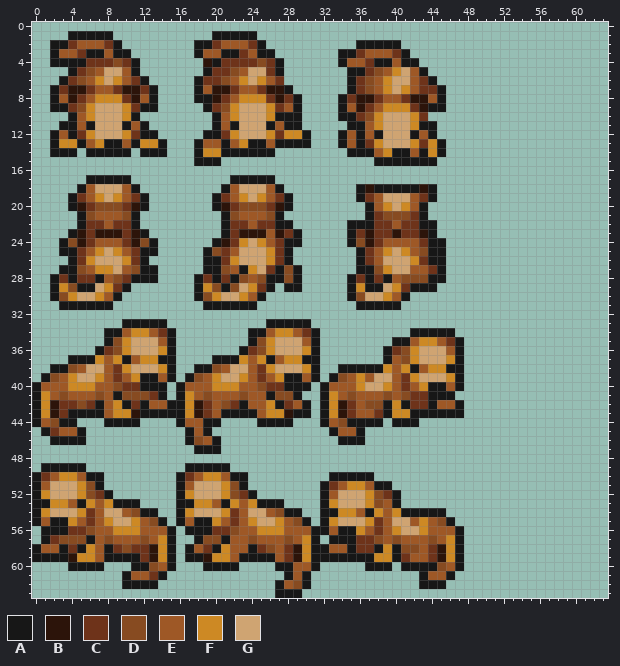
Edited in one commit: pixel-art sprite (resources/animals/otter.png). Above, as it was before the edit.
The file is 64x64 pixels.
Palette (. is transparent): A #171717  B #2c140a  C #6e331a  D #874b21  E #9e5826  F #cd8924  G #cfa472
Pixels before (only the part around the change), first column x 0:
24 ...ADBCEEECBDA......ABCFGFECAA.....ADBCEEEECAA..........
25 ...AACEFGFECAA.....ADCEGGGFCA.......ACEFGFEDAA..........
26 ....ACFGGGFCA......AACFGGGFCA.......ACEGGGFCAA..........
27 ...AADEFFGEDAA.....AADEAFGCADA......AADFGGEECA..........
28 ..ACACCAEDCAAA....ACACADEDAADA.....ACACAEDDDAA..........
29 ..AFDAAGFCA.......AFDADGFCA.AA.....AFAAGFCAAA...........
30 ..ADFGGFEA........ADFGGFEA.........ADGGFEA..............
31 ...AAAAAA..........AAAAAA...........AAAAA...............
32 ........................................................
33 ..........AAAAA...........AAAAA.........................
34 ........AAEFFECA........AAEFFECA..........AAAAA.........
35 ........ADFGGGEA........ADFGGGEA........AAEFFECA........
36 .......ACDFGGGFA.......ACDFGGGFA.......ACDFGGGEA........
37 ....AAAFEFAEFFAA....AAAFEFAEFFAA.......AEDFGGGFA........
38 ..AADEGGECFGGGFA..AADEGGECFGGGFA..AAAAAFEFAEFFAA........
39 .ADEFGGFECEFAAEA.ADEFGGFECEFAAEA.ADEFEGGECFGGGFA........
40 AEEEFFFEEDCCAAA.AEEEFFFEEDCCAAA.AEEEFGGFECEFAAEA........
41 AFEDEEEDEADDDCA.AFEDEEEDEEADDA..AFEDEEEDEDCCAAA.........
42 AFBCCDCAEFACAEEAAFBCEDCAEEFACEA.AFBCEDDAFACCAEEA........
43 AFBCAAAAEFFBAAAAAFBCEAAAAEFFBAA.AFBCEECAFFAAAAAA........
44 AEDAA...AAAA....AEEAA....AAAA...AEDAAAA.AAA.............
45 .ACEEA...........AEA.............AEEA...................
46 ..AAAA...........ADEA.............AAA...................
47 ..................AAA...................................
48 ........................................................
49 .AAAAA...........AAAAA..................................
50 ACEFFEAA........ACEFFEAA.........AAAAA..................
51 AEGGGFDA........AEGGGFDA........ACEFFEAA................
52 AFGGGFDCA.......AFGGGFDCA.......AEGGGFDCA...............
53 AAFFEAFEFAAA....AAFFEAFEFAAA....AFGGGFDEA...............
54 AFGGGFCEGGEDAA..AFGGGFCEGGEDAA..AAFFEAFEFAAAAA..........
55 AEAAFECEFGGFEDA.AEAAFECEFGGFEDA.AFGGGFCEGGEFEDA.........
56 .AAACCDEEFFFEEEA.AAACCDEEFFFEEEAAEAAFECEFGGFEEEA........
57 .ACDDDAEDEEEDEFA..ADDAEEDEEEDEFA.AAACCDEDEEEDEFA........
58 AEEACAFEACDCCBFA.AECAFEEACDECBFAAEEACCAFADDECBFA........
59 AAAABFFEAAAACBFA.AABFFEAAAAECBFAAAAAAAFFACEECBFA........
60 ....AAAA...AADEA...AAAA....AAEEA.....AAA.AAAADEA........
61 ..........AEECA.............AEA............AEEA.........
62 ..........AAAA.............AEDA............AAA..........
63 ...........................AAA..........................
After the commit:
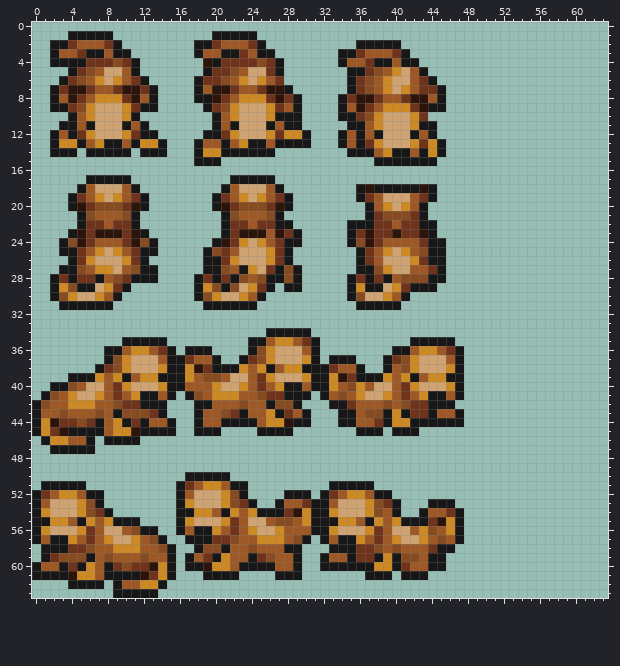
From old to new:
Changed rows in their new state; - is an unchanged pixel.
first column x 0:
33 ----------.....-----------.....-----------------
34 --------........--------..AAAAA.----------.....-
35 --------..AAAAA.---------AEFFEC---------..AAAAA.
36 -------.AAEFFEC--AAA---.A-----E--------.AAEFFEC-
37 ----....ADFGGGE-ACEE-..ACDFGGGF--AAA----C-----E-
38 --.....ACD------AFBCAAAF-FAEFFA-ACEE-..A-DFGGGF-
39 -...AAA--FAEFFA-AFEDDE-G--FGGGF-AFBCAAAF-FAEFFA-
40 ..AADEGG-CFGGGFA-----GGF-CEF--EA-F-D-E-G--FGGGF-
41 .ADEFGGF-CEFAAEA.ADEFFFE-DCCA-A--EDEFGGF-CEF--EA
42 -DEEFFFE-DC--AA...AA-EED--ADDA.-.AA--EEDED---AA.
43 -EEDEEED-ADDDC-...AE-DC-E--ACE--..AA-DD--ACC-EE-
44 -FBCCDCAEF-CAEEA..AEEAAAAEFFBAA-..A-EECAFF-AAAAA
45 AF-BA-AAEFFBAAAA-.A-A----AAAA----...-AA-AAA-----
46 -AFFEEA-AAAA-----....-------------...-----------
47 --AAAAA-----------...---------------------------
49 -.....-----------.....--------------------------
50 ........--------.AAAAA..---------.....----------
51 .AAAAA..---------CEFFEA---------.AAAAA..--------
52 -CEFFEAA.--------E-----A.---AAA--CEFFEAA.-------
53 -EGGGFDA....-----FGGGFDCA..-EECA-E-----C----AAA-
54 ------DCA.....---AFFEAF-FAAACBFA-FGGGFD-A..-EECA
55 -AFFEAF--AAA...--FGGGF--G-EDDEFA-AFFEAF-FAAACBFA
56 AFGGGFC-GGEDAA..AE--FEC-FGG------FGGGF--G-E-D-F-
57 AEAAFEC-FGGFEDA.-A-ACCD-EFFFEDA.AE--FEC-FGGFEDE-
58 .AA--CD-EFFFEED--.ADDA--DEE-AA...AA---DEDEE--AA.
59 .-CDDDA-DEEEDEE---ECA--E-CD-EA..-EE-CCA--DD-AA..
60 AEEAC-FEACDCCBF--AABFFEAAAAEEA..AAAAA-FFACEE-A..
61 AAAABFFEAA-AB-FA---AAAA----A-A.------AAA-AA-...-
62 ----AAAA-AEEFFA------------....------------...--
63 ---------AAAAA-------------...------------------
